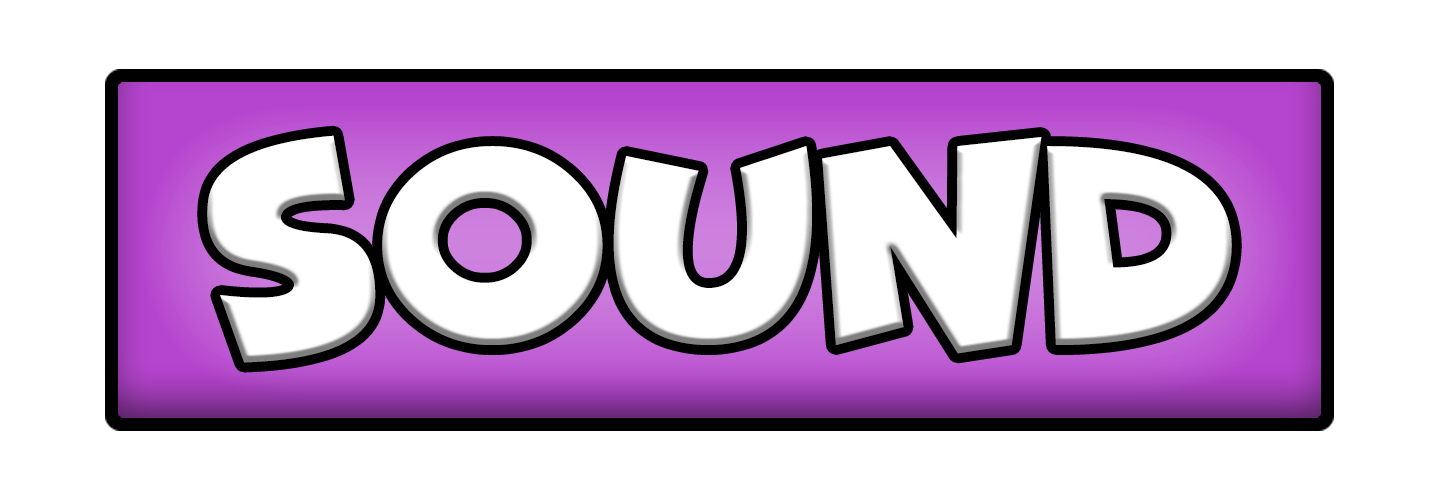
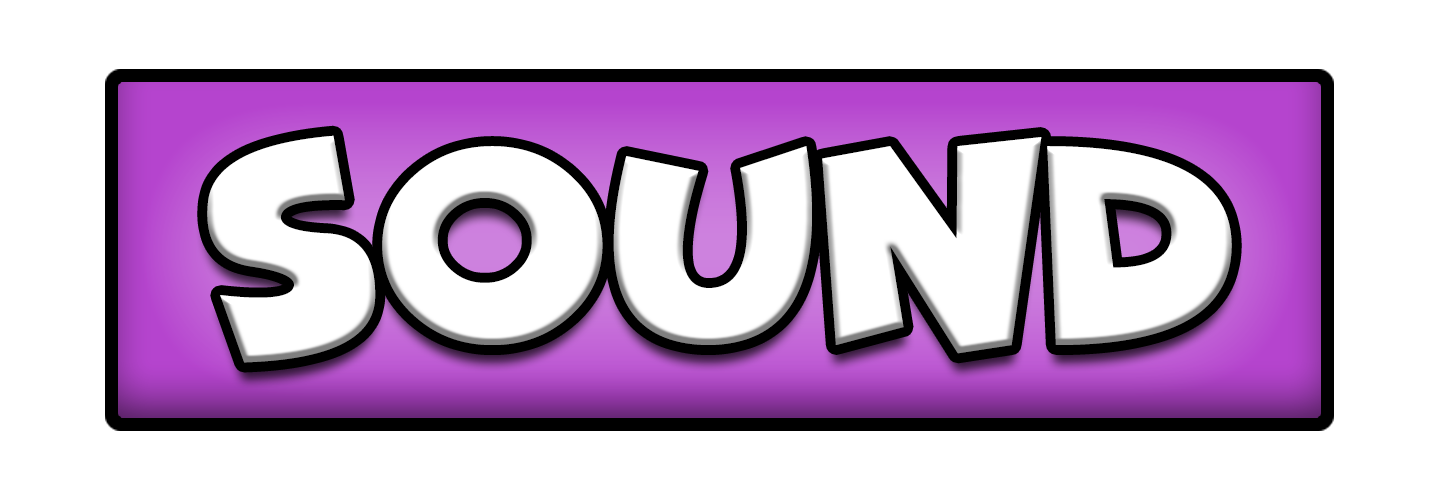
The second 1440 × 500 image is a revision of the first. Changes to its layers:
pixels changed over [196, 164, 1243, 389] (layer not identified)
